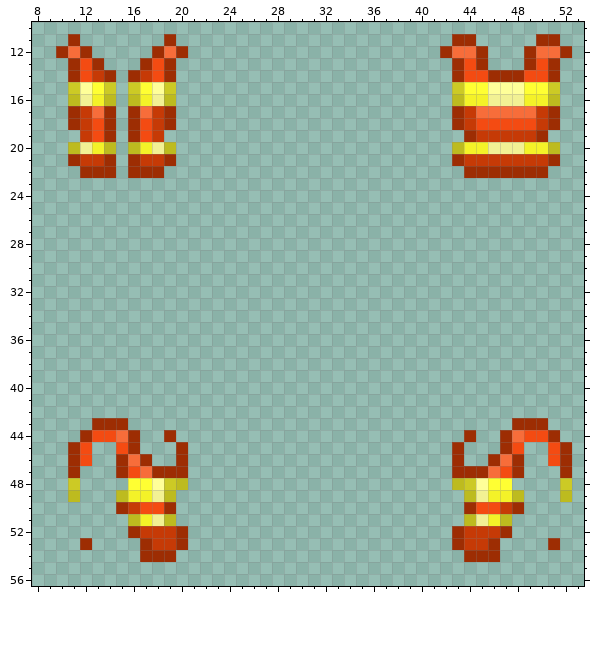
File history of a pixel-art sprite, Resources/Textures/Clothing/OuterClothing/Vests/hazard.rsi/equipped-OUTERCLOTHING-vox.png. The first picture shows the starting point.
The file is 64x64 pixels. Shown: x 8..53, y 10..56.
The same view after the edit:
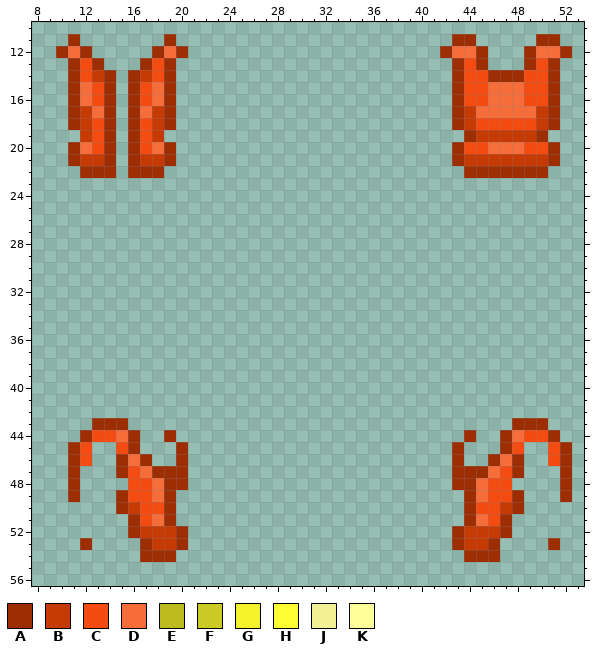
Palette (. is transparent): A #9d2d03  B #c63a06  C #f44b12  D #f76d3a  E #bdbb1f  F #ccca25  G #f4f228  H #ffff33  J #f2f194  K #ffff99
What changed:
{"y":15,"x":11,"old":"FKHF","new":"ADCA"}
{"y":15,"x":16,"old":"FHKF","new":"ACDA"}
{"y":15,"x":43,"old":"FHHKKKHHF","new":"ACCDDDCCA"}
{"y":16,"x":11,"old":"EJGE","new":"ADCA"}
{"y":16,"x":16,"old":"EGJE","new":"ACDA"}
{"y":16,"x":43,"old":"EGGJJJGGE","new":"ACCDDDCCA"}
{"y":20,"x":11,"old":"EJGE","new":"ADCA"}
{"y":20,"x":16,"old":"EGJE","new":"ACDA"}
{"y":20,"x":43,"old":"EGGJJJGGE","new":"ACCDDDCCA"}
{"y":48,"x":11,"old":"F","new":"A"}
{"y":48,"x":16,"old":"HHKFE","new":"CCDAA"}
{"y":48,"x":43,"old":"EFKHH","new":"AADCC"}
{"y":48,"x":52,"old":"F","new":"A"}
{"y":49,"x":11,"old":"E","new":"A"}
{"y":49,"x":15,"old":"EGGJE","new":"ACCDA"}
{"y":49,"x":44,"old":"EJGGE","new":"ADCCA"}
{"y":49,"x":52,"old":"E","new":"A"}
{"y":51,"x":16,"old":"EGJE","new":"ACDA"}
{"y":51,"x":44,"old":"EJGE","new":"ADCA"}
{"label":"changed","picture_box":[68,82,176,154]}
{"label":"changed","picture_box":[452,82,560,154]}
{"label":"changed","picture_box":[68,478,188,526]}
{"label":"changed","picture_box":[452,478,572,526]}
